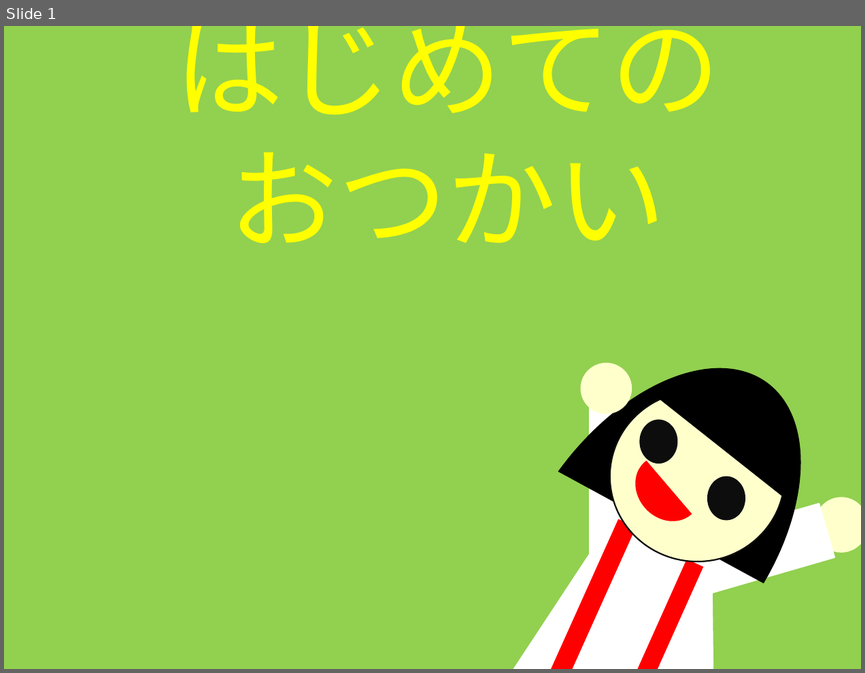
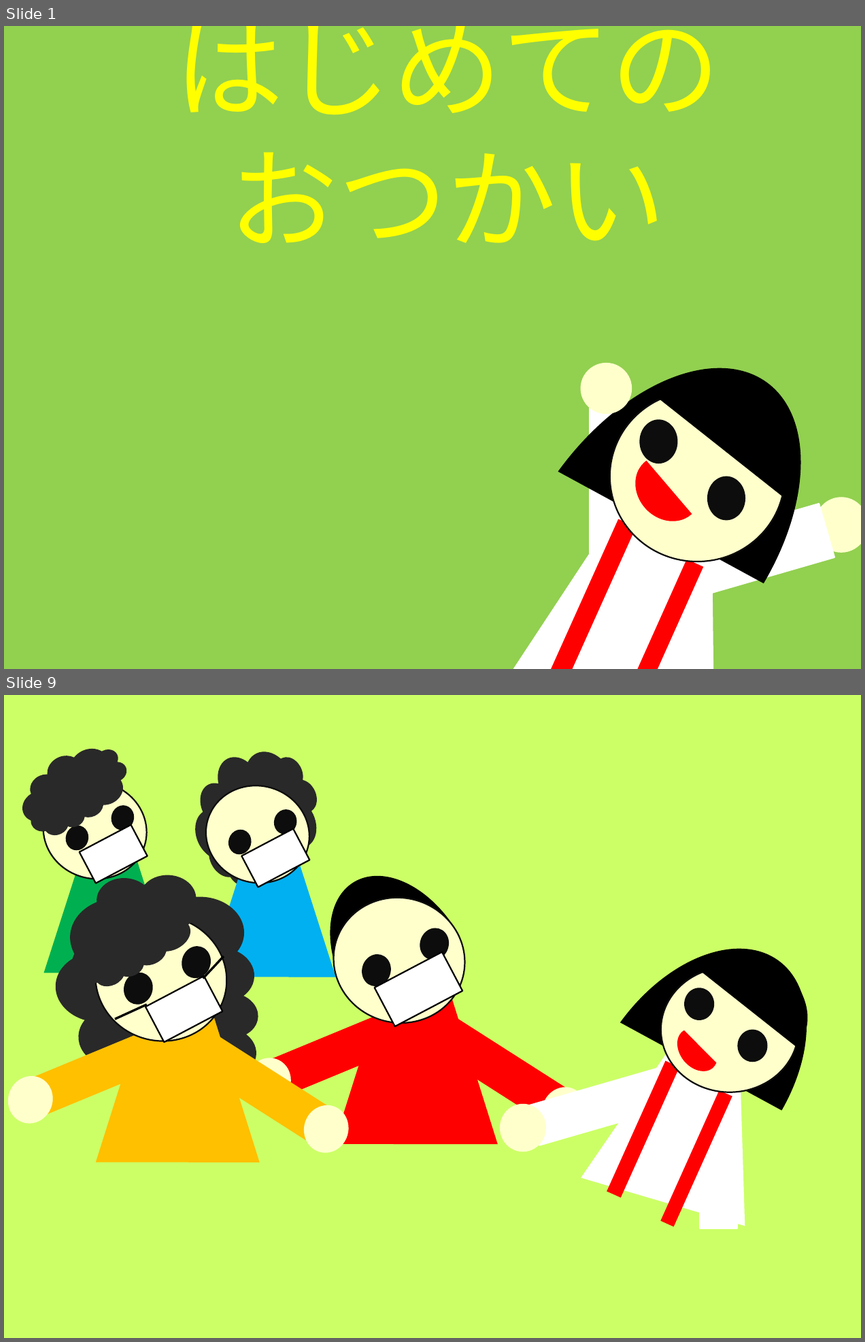
Before and after one commit to EdaHikari/OtsukaiGame, a slide deck: 新規 Microsoft PowerPoint Presentation.pptx. Shown one above the other, each under a label of ours: slide 1 before the commit, slides 1 and 9 after it; the slides between them are not shown. The pictures are 865x673 and 865x1342 pixels, drawn with LibreOffice and Linux fonts; fonts in the diff are those of the drawing. Boxes give left, top, right and bottom in pixels: in the first picture for what was removed or moved away, otherwise in the second. Text is boxed around its words. In the diff, an @@ line names an element or a change of style, - is before the commit and + after.

```diff
--- a/新規 Microsoft PowerPoint Presentation.pptx
+++ b/新規 Microsoft PowerPoint Presentation.pptx
@@ slide 9 added at [4,695,861,1338], background #CCFF66 @@
@@ group added at [9,734,173,972]: 3 ellipses, 1 trapezoid, 1 chord (boxed as its full ellipse), 1 cloud @@
@@ rectangle added at [79,824,147,883], fill #FFFFFF, outline #000000 1 pt @@
@@ rectangle added at [242,829,309,887], fill #FFFFFF, outline #000000 1 pt @@
@@ group added at [172,732,340,977]: 3 ellipses, 1 cloud, 1 trapezoid, 1 chord (boxed as its full ellipse) @@
@@ line added from (203, 978) to (224, 956), #000000 1.5 pt @@
@@ rectangle added at [374,952,462,1026], fill #FFFFFF, outline #000000 1 pt @@
@@ rectangle added at [145,976,222,1042], fill #FFFFFF, outline #000000 1 pt @@
@@ group added at [239,849,592,1144]: 5 ellipses, 2 chord (boxed as its full ellipse)s, 2 rectangles, 1 trapezoid @@
@@ group added at [4,870,354,1161]: 5 ellipses, 2 clouds, 2 rectangles, 1 trapezoid, 1 chord (boxed as its full ellipse) @@
@@ line added from (114, 1019) to (147, 1004), #000000 1.5 pt @@
@@ group added at [500,906,853,1246]: 4 rectangles, 4 ellipses, 3 chord (boxed as its full ellipse)s, 1 trapezoid @@
```
Also in this commit, not shown: 1 slide changed, 9 other slides added, 46 other files.
